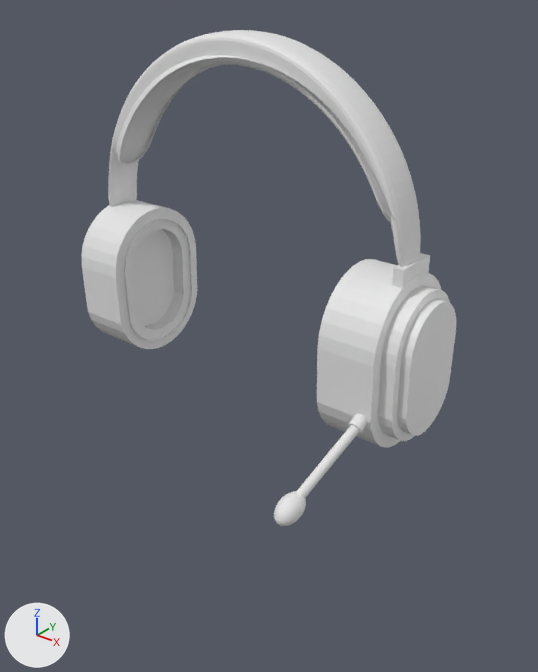
The Blender file Models/Main level/Clutter Room/headset.blend, before and after one commit.
Camera for both pictures: a 50 mm lens placed at (5.34, -9.12, 7.35), pointed at (-1.72, -0.3, 1.88). Arrows for +X, +Y and +Z are at lower left; the lights stay in place.
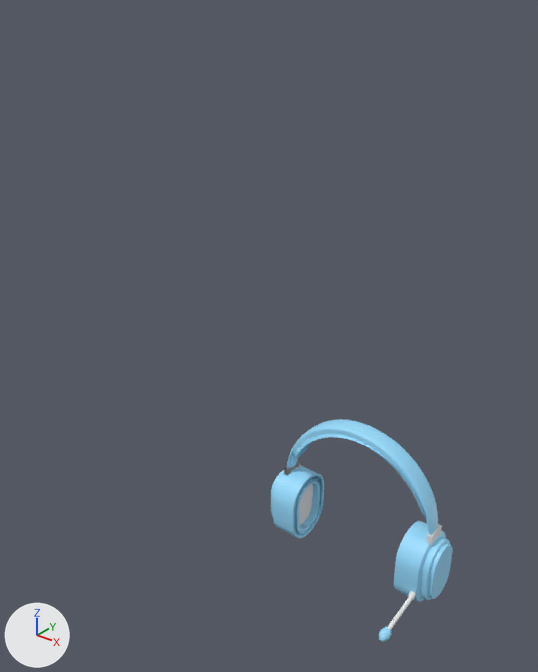
Where the newer file only moved an object's origin or applied its transform, the numbers keep the older frame.

What differs and where, as boxes (x1, y1, x2, y2) in the pictures (538 x 672 px):
'Cylinder', moved, rescaled (57% narrower, 57% shorter): before (317, 259, 456, 447); after (394, 521, 453, 602)
'Cube.001', recoloured, moved, rescaled (52% narrower, 51% shorter): before (108, 30, 421, 267); after (287, 419, 438, 535)
'Cylinder.001', mesh rescaled (53% narrower, 51% shorter): before (82, 200, 197, 349); after (271, 465, 324, 538)
'Cylinder.002', mesh rescaled (60% narrower, 53% shorter): before (296, 413, 367, 498); after (388, 591, 416, 630)
'Sphere', recoloured, moved, rescaled (61% narrower, 56% shorter): before (274, 491, 306, 526); after (379, 627, 391, 642)
'Cube', mesh rescaled: before (392, 253, 430, 288); after (426, 524, 442, 547)
'Cube.002', added: after (284, 460, 299, 476)

Patch to the scene script:
```diff
--- a/Models/Main level/Clutter Room/headset.blend.py
+++ b/Models/Main level/Clutter Room/headset.blend.py
@@ me_cylinder @@
 me_cylinder.from_pydata(...)  # 352 vertices, 322 faces; spans x -1.81..1.07, y -1.07..1.07, z -2.11..2.3
 # used by ob_cylinder; location = (0.257, 0.255, 1.539); rotation_euler = (0.0, 1.571, 0.0), in degrees (0, 90, 0); scale = (1.0, 1.0, 0.328)
+# me_cylinder part 1: the whole mesh is moved by (0.39, 0.0, 0.18)
@@ me_cube @@
 me_cube.from_pydata(...)  # 8 vertices, 6 faces; spans x -1.0..1.0, y -1.0..1.0, z -1.0..1.0
 # used by ob_cube; location = (0.52, 0.26, 3.33); scale = (0.0866, 0.393, 0.223)
+# me_cube part 2: the whole mesh is scaled about its middle by 0.457, then moved by (11.08, -0.67, -18.9)
@@ me_cylinder_001 @@
 me_cylinder_001.from_pydata(...)  # 352 vertices, 322 faces; spans x -1.81..1.07, y -1.07..1.07, z -2.11..2.3
 # used by ob_cylinder_001; location = (-5.57, 0.26, 1.54); rotation_euler = (0.0, 1.571, 0.0), in degrees (0, 90, 0); scale = (1.0, 1.0, -0.328)
+# me_cylinder_001 part 3: the whole mesh is scaled about its middle by 0.457, then moved by (3.44, -0.26, -13.04)
@@ me_cube_001 @@
 me_cube_001.from_pydata(...)  # 144 vertices, 142 faces; spans x -74.5..1.0, y -1.2..1.2, z -1.0..14.7
 # used by ob_cube_001; location = (-5.83, 0.26, 3.33); scale = (-0.0866, 0.393, 0.223)
+# me_cube_001 part 4: the whole mesh is moved by (36.0, 0.0, -8.6)
+me_cube_001.materials.append(mat_material)  # blue #98ddff
@@ me_cylinder_002 @@
 me_cylinder_002.from_pydata(...)  # 128 vertices, 98 faces; spans x -1.0..1.8, y -3.0..1.0, z -1.0..14.9
 # used by ob_cylinder_002; location = (0.43, -0.85, 1.28); rotation_euler = (-0.187, 1.984, -1.733), in degrees (-11, 114, -99); scale = (0.112, 0.112, 0.112)
+# me_cylinder_002 part 5: the whole mesh is scaled about its middle by 0.457, then moved by (26.8, 7.4, 4.6)
@@ me_sphere @@
 me_sphere.from_pydata(...)  # 482 vertices, 512 faces; spans x -1.0..1.0, y -1.0..1.0, z -1.0..1.0
+me_sphere.materials.append(mat_material)  # blue #98ddff
@@ ob_cylinder @@
 ob_cylinder = bpy.data.objects.new('Cylinder', me_cylinder)
-ob_cylinder.location = (0.257, 0.255, 1.539)
+ob_cylinder.parent = ob_cube_001
+ob_cylinder.matrix_parent_inverse = Matrix(((-25.24, 0.0, 0.0, 12.29), (0.0, 5.556, 0.0, 1.754), (0.0, 0.0, 9.809, 14.78), (0.0, 0.0, 0.0, 1.0)))
+ob_cylinder.location = (1.819, -0.32, -3.026)
 ob_cylinder.rotation_euler = (0.0, 1.571, 0.0)  # degrees (0, 90, 0)
-ob_cylinder.scale = (1.0, 1.0, 0.328)
+ob_cylinder.scale = (0.457, 0.457, 0.15)
@@ ob_cube_001 @@
 ob_cube_001 = bpy.data.objects.new('Cube.001', me_cube_001)
-ob_cube_001.location = (-5.83, 0.26, 3.33)
-ob_cube_001.scale = (-0.0866, 0.393, 0.223)
+ob_cube_001.location = (0.0, 0.0, 0.0)
+ob_cube_001.scale = (-0.0396, 0.18, 0.102)
 _m = ob_cube_001.modifiers.new('Subdivision', 'SUBSURF')
@@ ob_sphere @@
 ob_sphere = bpy.data.objects.new('Sphere', me_sphere)
-ob_sphere.location = (0.242, -2.276, 0.478)
+ob_sphere.parent = ob_cube_001
+ob_sphere.matrix_parent_inverse = Matrix(((-25.24, 0.0, 0.0, 12.29), (0.0, 5.556, 0.0, 1.754), (0.0, 0.0, 9.809, 14.78), (0.0, 0.0, 0.0, 1.0)))
+ob_sphere.location = (1.838, -1.477, -3.691)
 ob_sphere.rotation_euler = (0.455, 0.21, 0.0)  # degrees (26, 12, 0)
-ob_sphere.scale = (0.188, 0.282, 0.188)
+ob_sphere.scale = (0.0861, 0.129, 0.0861)
@@ ob_cube_002 @@
+ob_cube_002 = bpy.data.objects.new('Cube.002', me_cube_002)  # a box spanning x -0.087..0.087, y -0.393..0.393, z -0.223..0.223; in mat_material_001 (white #e7e7e7); modifiers MIRROR
+ob_cube_002.parent = ob_cube_001
+ob_cube_002.location = (-0.938, -0.316, -2.384)
+ob_cube_002.scale = (0.457, 0.457, 0.457)
```
